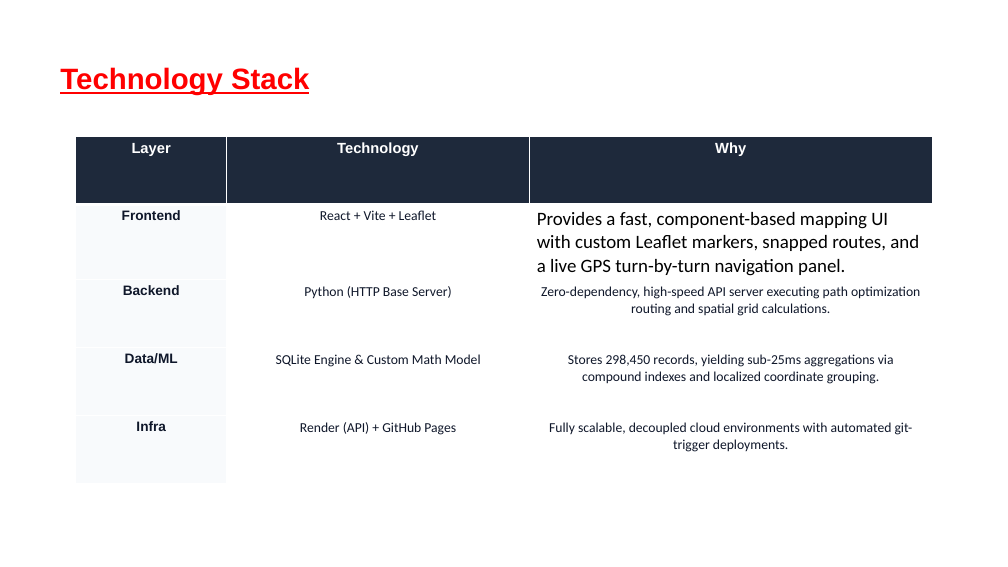
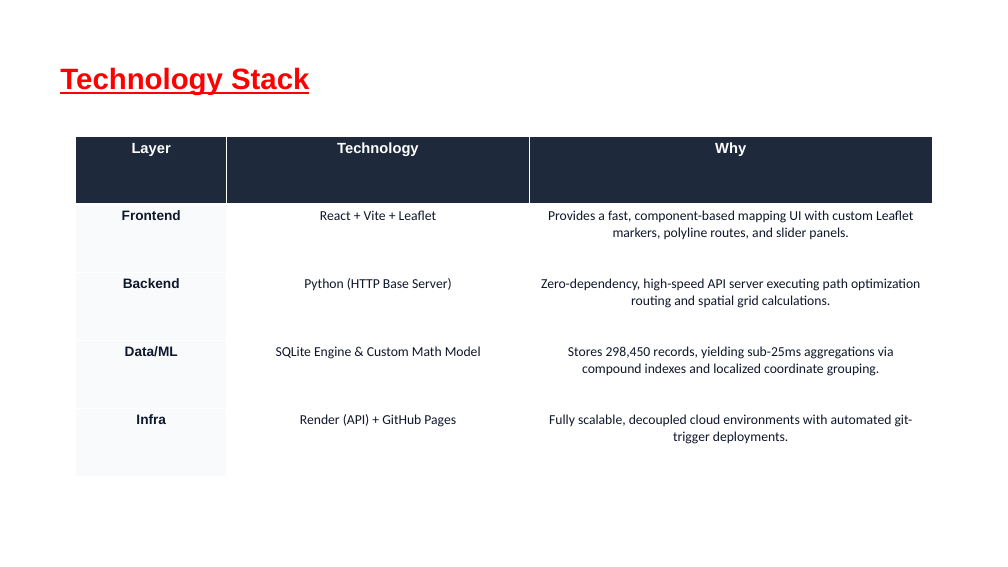
Before and after one commit to sb01022006/ai-parking-congestion-intelligence, a slide deck: slide 7 of Flikart_Grid_Lock_hackathon_Round_2_Confluent.pptx. Drawn at 1008x567 pixels with LibreOffice and Linux fonts; fonts in the diff are those of the drawing; background and template pictures are left out. Boxes give left, top, right and bottom in pixels: in the first picture for what was removed or moved away, otherwise in the second. Text is boxed around its words. In the diff, an @@ line names an element or a change of style, - is before the commit and + after.

```diff
--- a/Flikart_Grid_Lock_hackathon_Round_2_Confluent.pptx
+++ b/Flikart_Grid_Lock_hackathon_Round_2_Confluent.pptx
@@ table at bbox=[76, 136, 932, 476] @@
-row 2, column 3: Provides a fast, component-based mapping UI with custom Leaflet markers, snapped routes, and a live GPS turn-by-turn navigation panel.
+row 2, column 3: Provides a fast, component-based mapping UI with custom Leaflet markers, polyline routes, and slider panels.
```
Also in this commit, not shown: 6 other slides changed.
